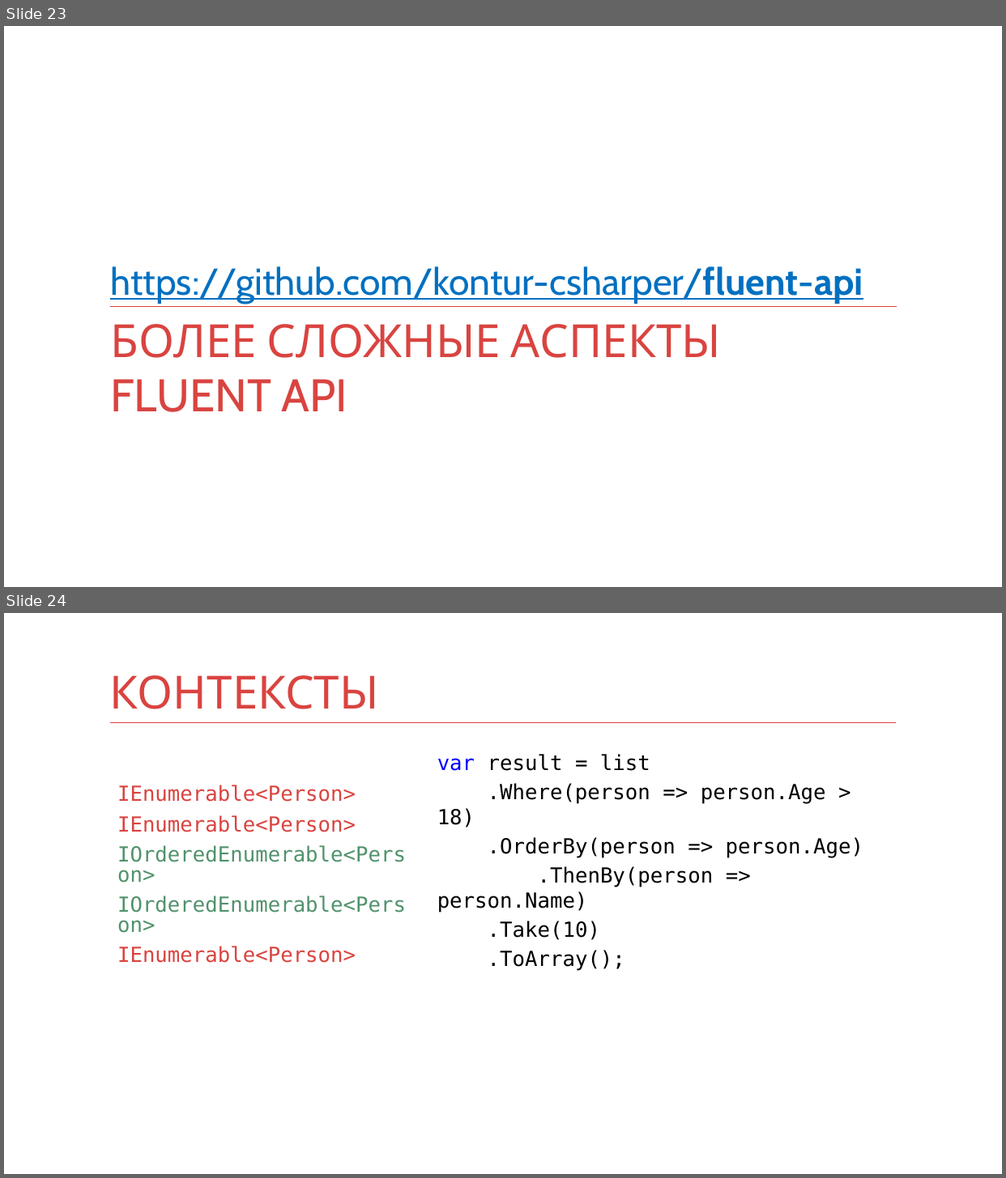
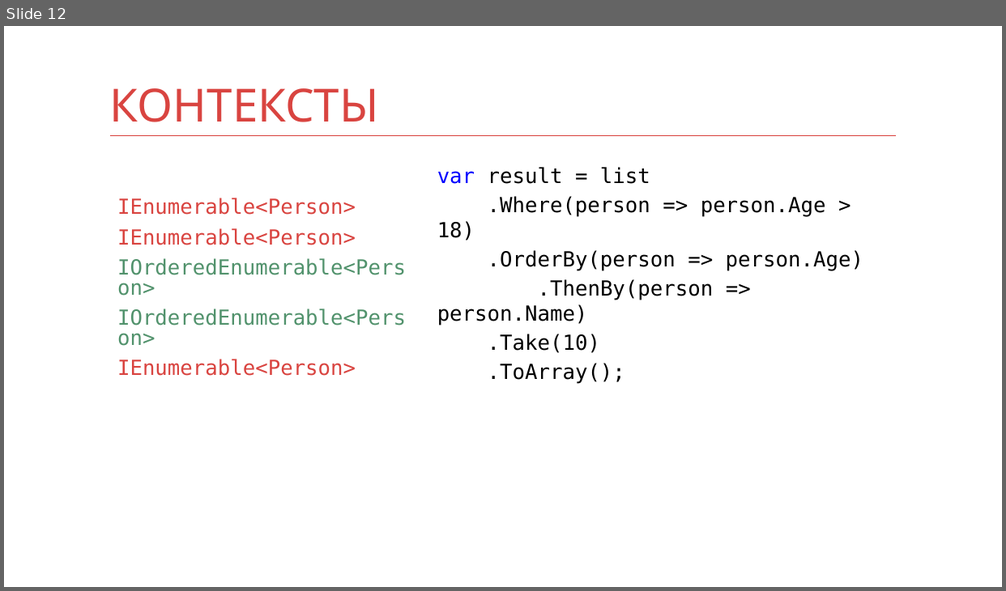
Before and after one commit to kontur-courses/fluent-api, a slide deck: fluent-api.pptx. Shown one above the other, each under a label of ours: slides 23 and 24 before the commit, slide 12 after it. The pictures are 1006x1178 and 1006x591 pixels, drawn with LibreOffice and Linux fonts; fonts in the diff are those of the drawing. Boxes give left, top, right and bottom in pixels: in the first picture for what was removed or moved away, otherwise in the second. Text is boxed around its words. In the diff, an @@ line names an element or a change of style, - is before the commit and + after.

```diff
--- a/fluent-api.pptx
+++ b/fluent-api.pptx
@@ slide 23 removed at (x1=4, y1=26, x2=1002, y2=587), background #FFFFFF @@
@@ text removed at (x1=110, y1=267, x2=863, y2=304) @@
-https://github.com/kontur-csharper/fluent-api
@@ line removed from (110, 307) to (897, 307) @@
@@ title removed at (x1=110, y1=324, x2=721, y2=412) @@
-БОЛЕЕ СЛОЖНЫЕ АСПЕКТЫ
-FLUENT API
@@ what was slide 24 is now slide 12 @@
```
Also in this commit, not shown: 9 slides changed, 5 slides added, 17 other slides removed, 1 other file.
